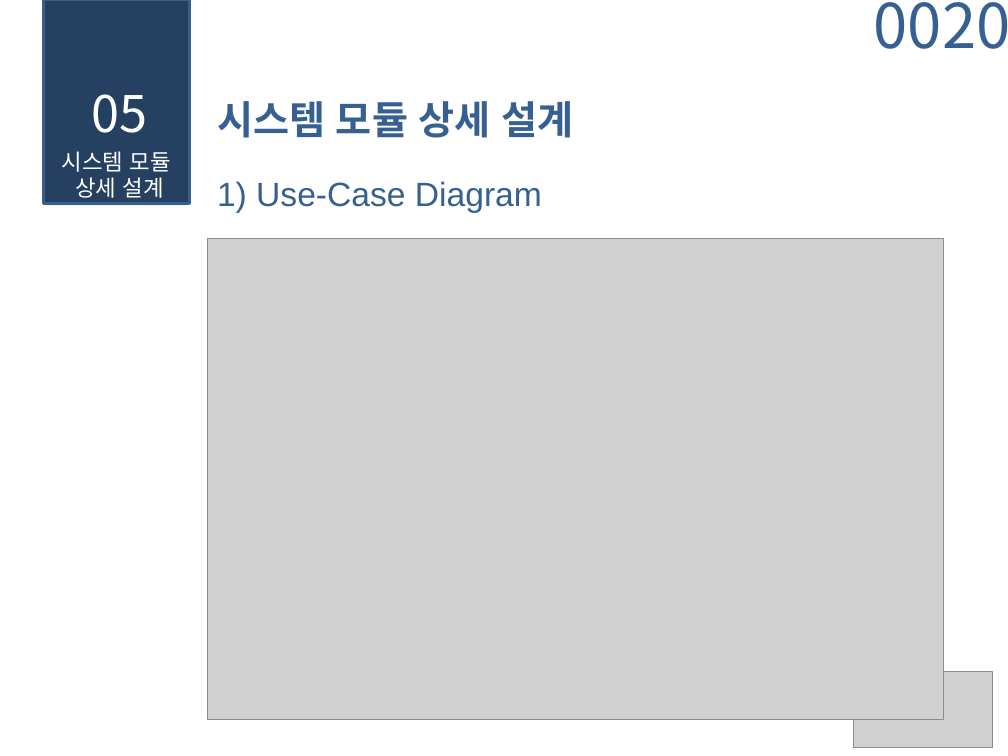
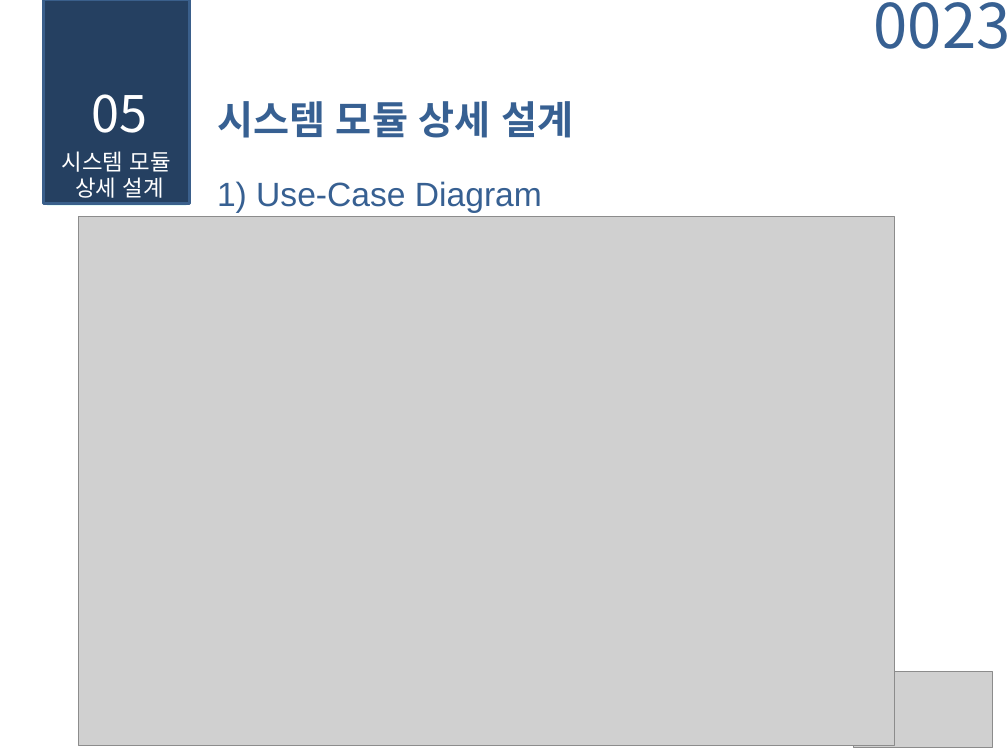
Before and after one commit to fluxion95/nottoolate, a slide deck: slide 23 of 졸업 연구 설계서(조항민,장윤미,박지은).pptx (slide 20 before the commit). Drawn at 1008x756 pixels with LibreOffice and Linux fonts; fonts in the diff are those of the drawing; grey boxes stand for pictures; background and template pictures are left out. Boxes give left, top, right and bottom in pixels: in the first picture for what was removed or moved away, otherwise in the second. Text is boxed around its words. In the diff, an @@ line names an element or a change of style, - is before the commit and + after.

```diff
--- a/졸업 연구 설계서(조항민,장윤미,박지은).pptx
+++ b/졸업 연구 설계서(조항민,장윤미,박지은).pptx
@@ page number at [874, 2, 1008, 49]: text changed @@
-0020
+0023
@@ picture: place and size @@
-picture at [208, 238, 944, 719]
+picture at [79, 217, 894, 746]
```
Also in this commit, not shown: 5 other slides changed, 9 slides added.
